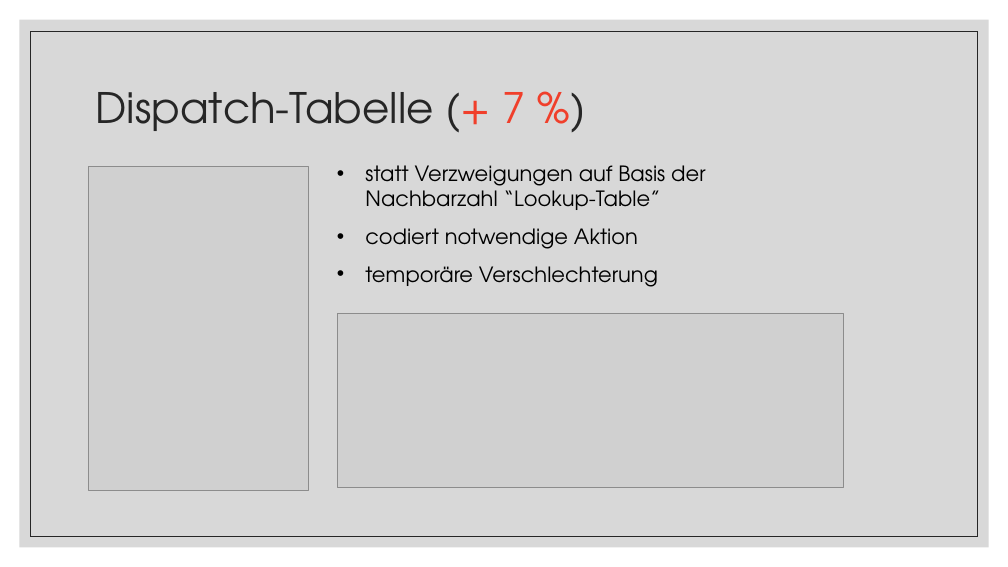
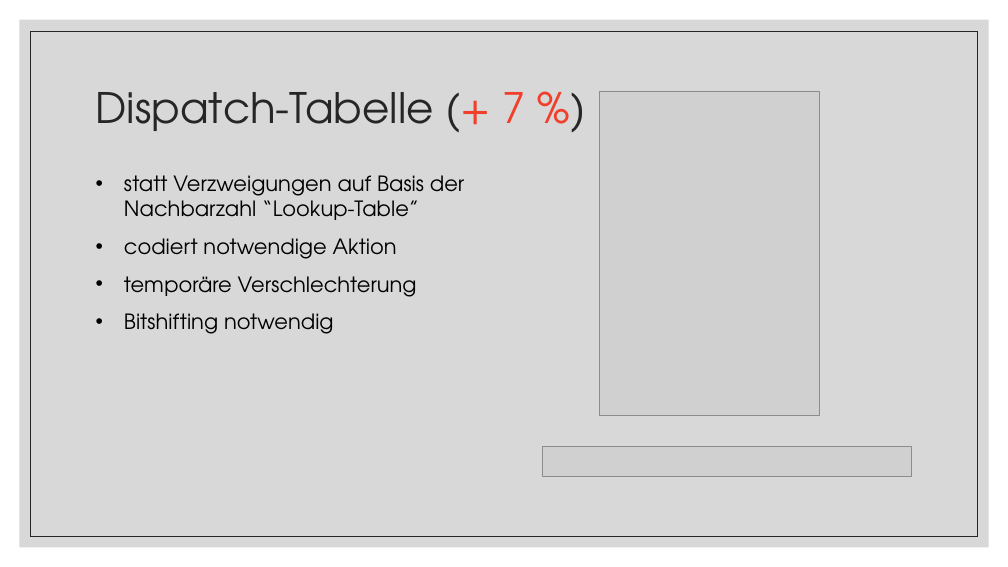
Before and after one commit to tobixdev/TUWien_WS20_EfficientPrograms, a slide deck: slide 9 of Conway’s Game of Life.pptx. Drawn at 1008x567 pixels with LibreOffice and Linux fonts; fonts in the diff are those of the drawing; grey boxes stand for pictures. Boxes give left, top, right and bottom in pixels: in the first picture for what was removed or moved away, otherwise in the second. Text is boxed around its words. In the diff, an @@ line names an element or a change of style, - is before the commit and + after.

```diff
--- a/Conway’s Game of Life.pptx
+++ b/Conway’s Game of Life.pptx
@@ picture: place and size @@
-picture at (88, 166, 309, 491)
+picture at (600, 91, 820, 415)
@@ text "statt Verzweigungen auf Basis der ...": place and size @@
-text "statt Verzweigungen auf Basis der ..." at (365, 165, 705, 287)
+text "statt Verzweigungen auf Basis der ..." at (124, 175, 464, 334)
@@ text at (124, 313, 334, 334): paragraph added @@
+• Bitshifting notwendig
@@ picture removed at (338, 314, 844, 487) @@
@@ picture added at (542, 446, 911, 476) @@
```
Also in this commit, not shown: 13 other slides changed.
